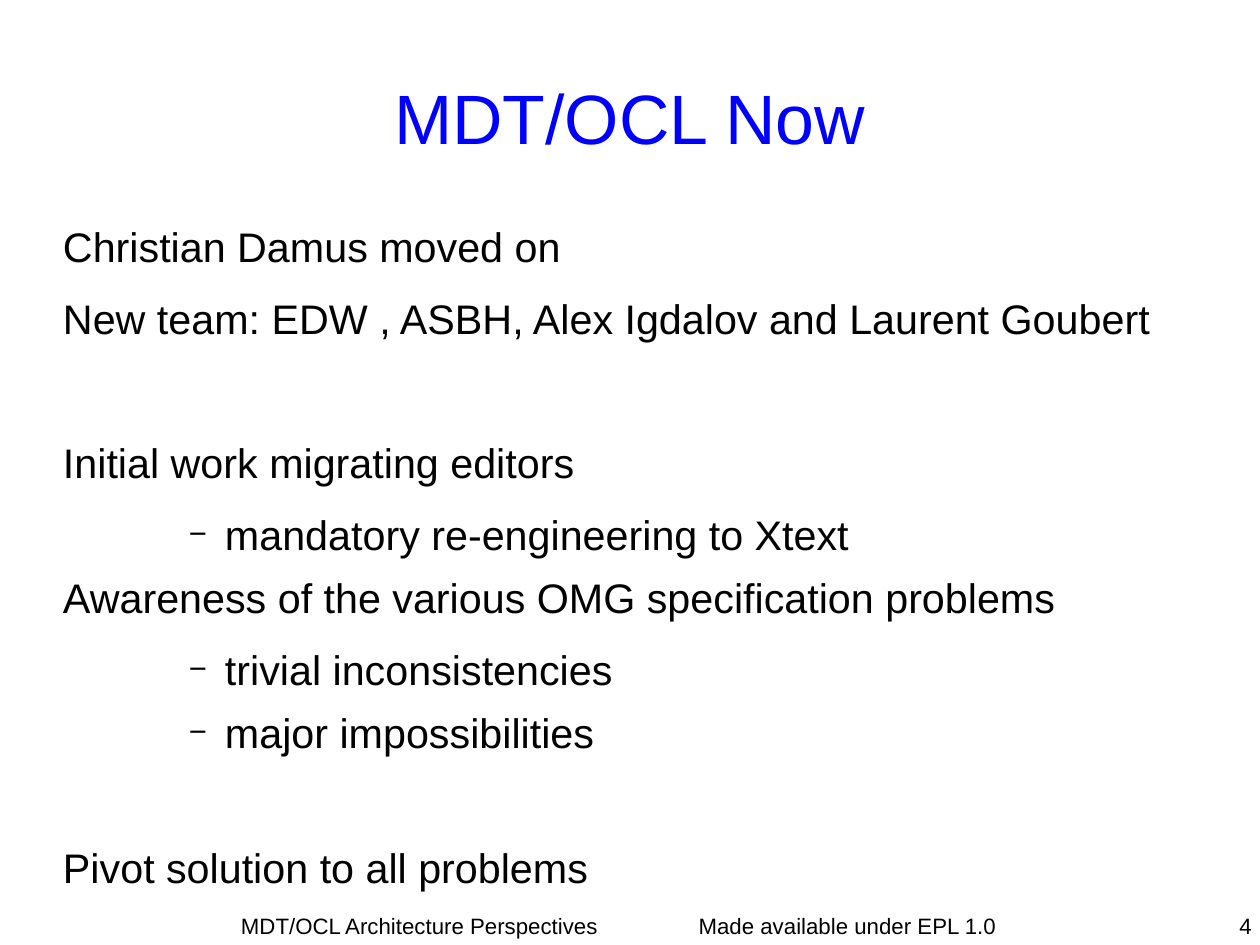
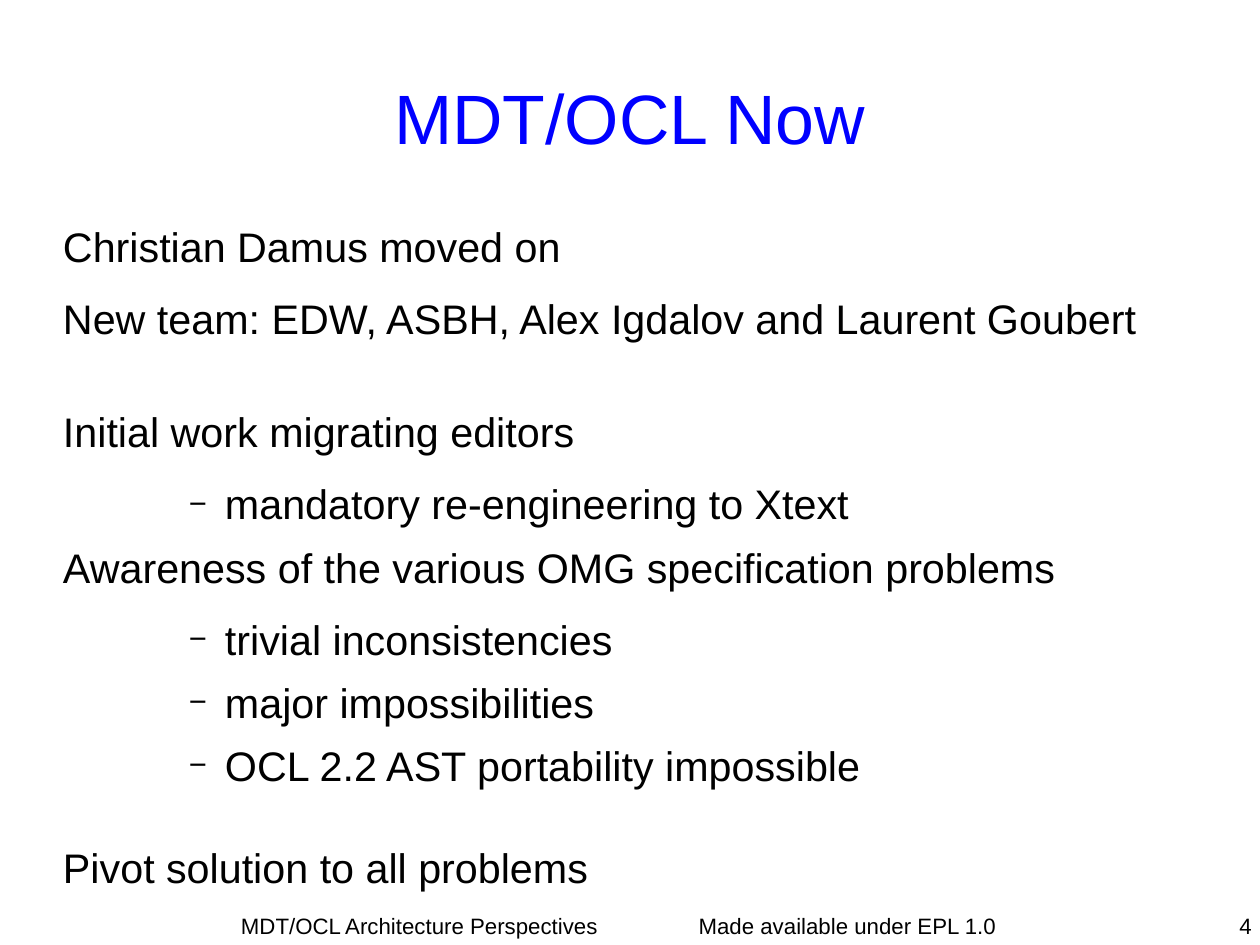
Before and after one commit to eclipse-ocl/ocl-website, a slide deck: slide 4 of ocl/docs/publications/Dresden2010Visit/DresdenVisit.odp. Drawn at 1260x945 pixels with LibreOffice and Linux fonts; fonts in the diff are those of the drawing. Boxes give left, top, right and bottom in pixels: in the first picture for what was removed or moved away, otherwise in the second. Text is boxed around its words. In the diff, an @@ line names an element or a change of style, - is before the commit and + after.

```diff
--- a/ocl/docs/publications/Dresden2010Visit/DresdenVisit.odp
+++ b/ocl/docs/publications/Dresden2010Visit/DresdenVisit.odp
@@ text at [63, 304, 1136, 342]: spaces changed @@
-New team: EDW , ASBH, Alex Igdalov and Laurent Goubert
+New team: EDW, ASBH, Alex Igdalov and Laurent Goubert
@@ text at [225, 751, 860, 789]: paragraph added @@
+    − OCL 2.2 AST portability impossible
```
Also in this commit, not shown: 11 other slides changed, 9 slides added, 2 slides removed.
